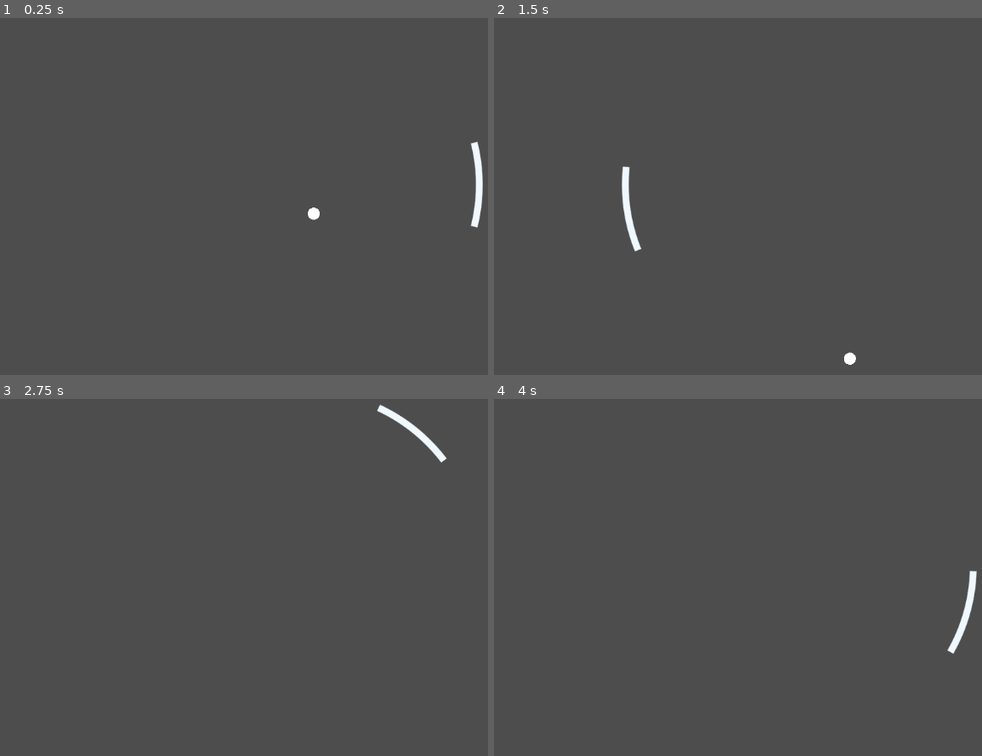
Above: before the commit, frames 1-4 (two rows, left to right).
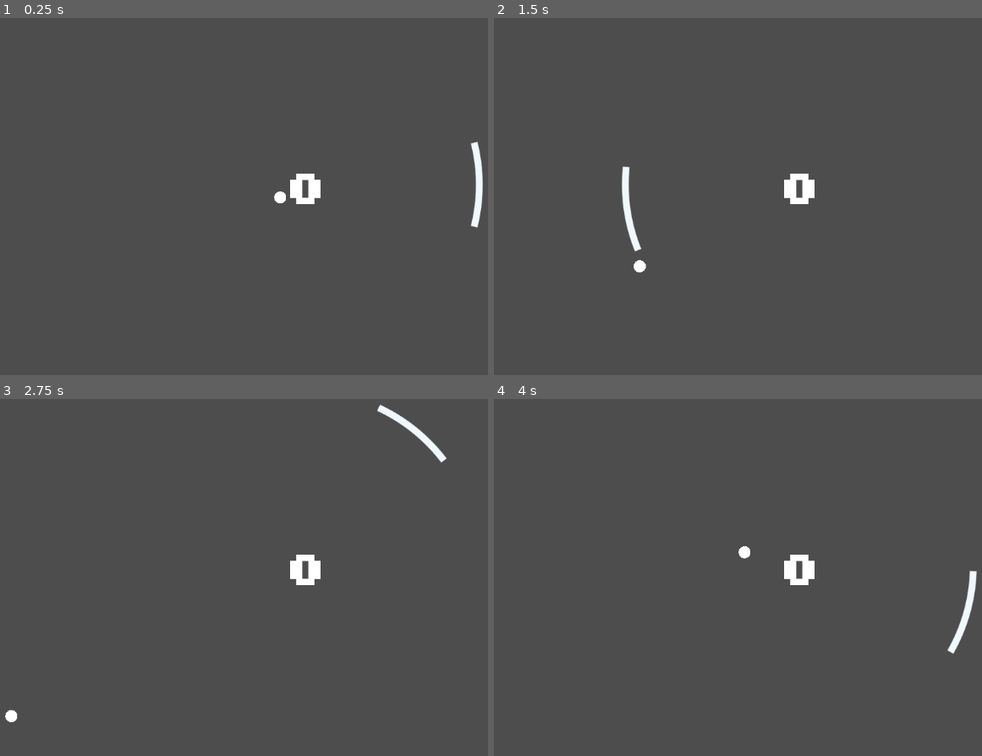
Above: after the commit, the same moments.

Repository: LStace/ball_escape
Game: Godot game, scene res://scenes/main.tscn
Two runs of this game, one before a commit and one after it. Both use one fixed random seed, a clock stepped at 60 frames per second and the inputs below. Before the commit the project has no main scene; this scene is started directly in both runs. The engine's default icon, where the game draws it, is replaced by a stand-in: a white triangle on a blue panel in a dark square.
Inputs (mouse positions are in pixels of both pictures, inside the frame that each line leads up to):
- Up to frame 1 (0.25 s): no input
- Up to frame 2 (1.5 s): move the mouse to (947, 164) at 0.52 s; move the mouse to (664, 203) at 1.27 s
- Up to frame 3 (2.75 s): move the mouse to (370, 481) at 2.02 s
- Up to frame 4 (4 s): tap Enter at 2.75 s; move the mouse to (767, 641) at 2.77 s; tap Space (Restart, bound only after the commit) at 3.5 s; move the mouse to (outside the picture) at 3.52 s

The runs differ from the first frame. In frame 1, 0.5% of the frame differs, in the area x 56-66%, y 43-57%; in frame 2, 0.5%, in the area x 28-75%, y 43-98%; in frame 3, 0.5%; in frame 4, 0.5%.

Commit message:
progressed project
Added Silkscreen font w/ OFL license
Added score counter
Added ball instancing
Added game over conditions
Added game over screen

Diff:
--- a/ball_escape/project.godot
+++ b/ball_escape/project.godot
@@ -11,6 +11,7 @@
 [application]
 
 config/name="ball_escape"
+run/main_scene="res://scenes/main.tscn"
 config/features=PackedStringArray("4.2", "Forward Plus")
 config/icon="res://icon.svg"
 
@@ -18,3 +19,11 @@
 
 window/size/viewport_width=1120
 window/size/viewport_height=630
+
+[input]
+
+Restart={
+"deadzone": 0.5,
+"events": [Object(InputEventKey,"resource_local_to_scene":false,"resource_name":"","device":-1,"window_id":0,"alt_pressed":false,"shift_pressed":false,"ctrl_pressed":false,"meta_pressed":false,"pressed":false,"keycode":32,"physical_keycode":32,"key_label":32,"unicode":32,"echo":false,"script":null)
+]
+}
--- a/ball_escape/scenes/ball.tscn
+++ b/ball_escape/scenes/ball.tscn
@@ -1,15 +1,13 @@
 [gd_scene load_steps=3 format=3 uid="uid://h7sq5y05acqs"]
 
-[ext_resource type="Texture2D" uid="uid://btck8yhxjkcsc" path="res://icon.svg" id="1_1n7sp"]
+[ext_resource type="Script" path="res://scripts/ball.gd" id="1_gxj4l"]
 
 [sub_resource type="CircleShape2D" id="CircleShape2D_ral21"]
 radius = 9.48683
 
-[node name="Ball" type="CharacterBody2D"]
-
-[node name="Sprite2D" type="Sprite2D" parent="."]
-scale = Vector2(0.5, 0.5)
-texture = ExtResource("1_1n7sp")
+[node name="Ball" type="CharacterBody2D" groups=["balls"]]
+collision_mask = 2
+script = ExtResource("1_gxj4l")
 
 [node name="CollisionShape2D" type="CollisionShape2D" parent="."]
 shape = SubResource("CircleShape2D_ral21")
--- a/ball_escape/scenes/main.tscn
+++ b/ball_escape/scenes/main.tscn
@@ -1,22 +1,55 @@
-[gd_scene load_steps=6 format=3 uid="uid://cljl7cq2ykvnx"]
+[gd_scene load_steps=11 format=3 uid="uid://cljl7cq2ykvnx"]
 
 [ext_resource type="Script" path="res://scripts/gameManager.gd" id="1_fw1q3"]
-[ext_resource type="PackedScene" uid="uid://h7sq5y05acqs" path="res://scenes/ball.tscn" id="1_i6fym"]
+[ext_resource type="FontFile" uid="uid://dyyjely0kfx5n" path="res://assets/fonts/Silkscreen/Silkscreen-Bold.ttf" id="2_fku7e"]
 [ext_resource type="Script" path="res://scripts/PaddleOrbit.gd" id="2_ibtoi"]
-[ext_resource type="Script" path="res://scripts/ball.gd" id="2_ocgju"]
+[ext_resource type="FontFile" uid="uid://d2pixw33wvgyf" path="res://assets/fonts/Silkscreen/Silkscreen-Regular.ttf" id="3_1sh0x"]
+
+[sub_resource type="LabelSettings" id="LabelSettings_pptn3"]
+font = ExtResource("2_fku7e")
+font_size = 80
 
 [sub_resource type="RectangleShape2D" id="RectangleShape2D_ajcom"]
 size = Vector2(950, 950)
 
-[node name="Main" type="Node2D"]
+[sub_resource type="LabelSettings" id="LabelSettings_lqgum"]
+font = ExtResource("2_fku7e")
+font_size = 60
+
+[sub_resource type="LabelSettings" id="LabelSettings_f56bb"]
+font = ExtResource("3_1sh0x")
+font_size = 30
+
+[sub_resource type="LabelSettings" id="LabelSettings_bs1x3"]
+font = ExtResource("3_1sh0x")
+font_size = 20
+
+[sub_resource type="LabelSettings" id="LabelSettings_a6eg5"]
+font = ExtResource("3_1sh0x")
+font_size = 55
+
+[node name="Main" type="Node2D" node_paths=PackedStringArray("score_label")]
 script = ExtResource("1_fw1q3")
+score_label = NodePath("ScoreLabel")
 metadata/_edit_horizontal_guides_ = [-203.0]
 
-[node name="Ball" parent="." instance=ExtResource("1_i6fym")]
-script = ExtResource("2_ocgju")
-
-[node name="Sprite2D" parent="Ball" index="0"]
+[node name="ScoreLabel" type="Label" parent="."]
 visible = false
+anchors_preset = 8
+anchor_left = 0.5
+anchor_top = 0.5
+anchor_right = 0.5
+anchor_bottom = 0.5
+offset_left = -109.0
+offset_top = -38.5
+offset_right = 109.0
+offset_bottom = 38.5
+grow_horizontal = 2
+grow_vertical = 2
+text = "score"
+label_settings = SubResource("LabelSettings_pptn3")
+horizontal_alignment = 1
+vertical_alignment = 1
 
 [node name="Camera2D" type="Camera2D" parent="."]
 
@@ -25,15 +58,86 @@
 
 [node name="Paddle" type="Area2D" parent="PaddleOrbit"]
 position = Vector2(288, 0)
+collision_layer = 2
 
 [node name="CollisionPolygon2D" type="CollisionPolygon2D" parent="PaddleOrbit/Paddle"]
 polygon = PackedVector2Array(-11.293, 59.879, -6.578, 30.104, -5.702, 20.09, -5.395, 15.073, -5.253, -12.06, -5.395, -15.073, -5.702, -20.09, -6.578, -30.104, -11.293, -59.879, 4, -5, 4, 0, 4.175, 5)
 
-[node name="Area2D" type="Area2D" parent="."]
+[node name="Boundary" type="Area2D" parent="."]
+monitorable = false
 
-[node name="CollisionShape2D" type="CollisionShape2D" parent="Area2D"]
+[node name="CollisionShape2D" type="CollisionShape2D" parent="Boundary"]
 shape = SubResource("RectangleShape2D_ajcom")
 
-[connection signal="body_entered" from="PaddleOrbit/Paddle" to="Ball" method="_on_body_entered"]
+[node name="GameOverText" type="CanvasGroup" parent="."]
 
-[editable path="Ball"]
+[node name="GameOverLabel" type="Label" parent="GameOverText"]
+anchors_preset = 8
+anchor_left = 0.5
+anchor_top = 0.5
+anchor_right = 0.5
+anchor_bottom = 0.5
+offset_left = -226.0
+offset_top = -120.945
+offset_right = 226.0
+offset_bottom = -43.945
+grow_horizontal = 2
+grow_vertical = 2
+text = "Game Over"
+label_settings = SubResource("LabelSettings_lqgum")
+horizontal_alignment = 1
+vertical_alignment = 1
+
+[node name="PressToRestartLabel" type="Label" parent="GameOverText"]
+anchors_preset = 8
+anchor_left = 0.5
+anchor_top = 0.5
+anchor_right = 0.5
+anchor_bottom = 0.5
+offset_left = -229.0
+offset_top = 101.7
+offset_right = 229.0
+offset_bottom = 140.7
+grow_horizontal = 2
+grow_vertical = 2
+text = "Press Space to Restart"
+label_settings = SubResource("LabelSettings_f56bb")
+horizontal_alignment = 1
+vertical_alignment = 1
+
+[node name="FinalScoreTextLabel" type="Label" parent="GameOverText"]
+anchors_preset = 8
+anchor_left = 0.5
+anchor_top = 0.5
+anchor_right = 0.5
+anchor_bottom = 0.5
+offset_left = -59.0
+offset_top = -11.5
+offset_right = 59.0
+offset_bottom = 11.5
+grow_horizontal = 2
+grow_vertical = 2
+text = "score"
+label_settings = SubResource("LabelSettings_bs1x3")
+horizontal_alignment = 1
+vertical_alignment = 1
+
+[node name="FinalScoreLabel" type="Label" parent="GameOverText"]
+anchors_preset = 8
+anchor_left = 0.5
+anchor_top = 0.5
+anchor_right = 0.5
+anchor_bottom = 0.5
+offset_left = -59.0
+offset_top = 5.225
+offset_right = 59.0
+offset_bottom = 76.225
+grow_horizontal = 2
+grow_vertical = 2
+text = "0"
+label_settings = SubResource("LabelSettings_a6eg5")
+horizontal_alignment = 1
+vertical_alignment = 1
+
+[connection signal="body_entered" from="PaddleOrbit/Paddle" to="PaddleOrbit" method="_on_paddle_body_entered"]
+[connection signal="body_exited" from="Boundary" to="." method="_on_boundary_body_exited"]
--- a/ball_escape/scripts/PaddleOrbit.gd
+++ b/ball_escape/scripts/PaddleOrbit.gd
@@ -39,3 +39,8 @@
 	var height = sqrt(radius**2 - (chord/2)**2)
 	# coordinates are local to the paddle, so take away to calculate distance from the paddle centre, not the circle center
 	return Vector2((radius - height) * -1, chord/2)
+
+
+
+func _on_paddle_body_entered(body):
+	body.bounce()
--- a/ball_escape/scripts/ball.gd
+++ b/ball_escape/scripts/ball.gd
@@ -1,4 +1,7 @@
 extends CharacterBody2D
+
+signal bounced
+signal bouncedTenTimes
 
 @onready var paddleOrbit = get_node("/root/Main/PaddleOrbit")
 @onready var paddle = get_node("/root/Main/PaddleOrbit/Paddle")
@@ -6,7 +9,7 @@
 var BASE_SPEED = 200
 var speed_multiplier = 1.0
 var movement = Vector2.RIGHT
-var collide_cooldown = 0.0
+var bounceCount = 0;
 
 # Called when the node enters the scene tree for the first time.
 func _ready():
@@ -15,20 +18,28 @@
 
 # Called every frame. 'delta' is the elapsed time since the previous frame.
 func _process(delta):
-	queue_redraw()
-
+	pass
 
 func _physics_process(delta):
-	collide_cooldown = clamp(collide_cooldown - delta, 0, 1)
+	#collide_cooldown = clamp(collide_cooldown - delta, 0, 1)
 	velocity = movement * BASE_SPEED * speed_multiplier
 	move_and_slide()
+	queue_redraw()
 
 func _draw():
 	draw_circle(Vector2(0, 0), 10.0, Color.WHITE)
 
-func _on_body_entered(body):
+func bounce():
+
 	#change ball movement when it collides with the paddle
 	var rotate_ball = randf_range(-40, 40)
 	movement = Vector2.RIGHT.rotated(get_angle_to(paddleOrbit.position) + deg_to_rad(rotate_ball))
 	print(get_angle_to(paddleOrbit.position))
 	speed_multiplier += 0.1
+	#manage instancing of additional balls
+	bounceCount += 1
+	print(bounceCount)
+	if bounceCount % 10 == 0:
+		bouncedTenTimes.emit(position)
+	#emit signal to game manager to increase the score
+	bounced.emit(bounceCount)
--- a/ball_escape/scripts/gameManager.gd
+++ b/ball_escape/scripts/gameManager.gd
@@ -1,11 +1,75 @@
 extends Node2D
+
+const BALL = preload("res://scenes/ball.tscn")
+
+@onready var paddle = get_node("PaddleOrbit")
+@onready var game_over_text = get_node("GameOverText")
+@onready var final_score_label : Label = get_node("GameOverText/FinalScoreLabel")
+
+@export var score_label : Label
+
+var score : int = 0
+var gameOn = true
 
 
 # Called when the node enters the scene tree for the first time.
 func _ready():
-	pass # Replace with function body.
+	start_game()
 
 
 # Called every frame. 'delta' is the elapsed time since the previous frame.
 func _process(delta):
 	pass
+
+
+#creates a new ball
+func ballInstance(ball_location):
+	var new_ball = BALL.instantiate()
+	new_ball.position = ball_location
+	new_ball.bounced.connect(on_ball_bounced)
+	new_ball.bouncedTenTimes.connect(on_ball_bounced_ten_times)
+	call_deferred("add_child", new_ball)
+
+
+func on_ball_bounced(ballBounces):
+	#increases the score based on how many times the ball has bounced.
+	score += ballBounces
+	score_label.text = "%d" % score
+
+
+#creates a ball every time a ball hits ten bounces
+func on_ball_bounced_ten_times(ballPosition):
+	ballInstance(ballPosition)
+
+
+func _input(event):
+	if event.is_action_pressed("Restart") and gameOn == false:
+		start_game()
+
+
+#destroys the ball once it has left the playable area
+func _on_boundary_body_exited(body):
+	if body.is_in_group("balls"):
+		body.queue_free()
+		await body.tree_exited
+		if get_tree().get_nodes_in_group("balls").is_empty():
+			end_game()
+
+
+func start_game():
+	game_over_text.visible = false
+	gameOn = true
+	paddle.visible = true
+	score_label.visible = true
+	score = 0
+	ballInstance(position)
+	score_label.text = "%d" % score
+
+
+func end_game():
+	final_score_label.text = "%d" % score
+	gameOn = false
+	paddle.visible = false
+	score_label.visible = false
+	game_over_text.visible = true
+	print("You have no BALLS")
Binary file added: ball_escape/assets/fonts/Silkscreen/Silkscreen-Bold.ttf
Not shown, added: ball_escape/assets/fonts/Silkscreen/Silkscreen-Bold.ttf.import
Binary file added: ball_escape/assets/fonts/Silkscreen/Silkscreen-Regular.ttf
Not shown, added: ball_escape/assets/fonts/Silkscreen/Silkscreen-Regular.ttf.import
Not shown, added: OFL-License-Silkscreen.txt
